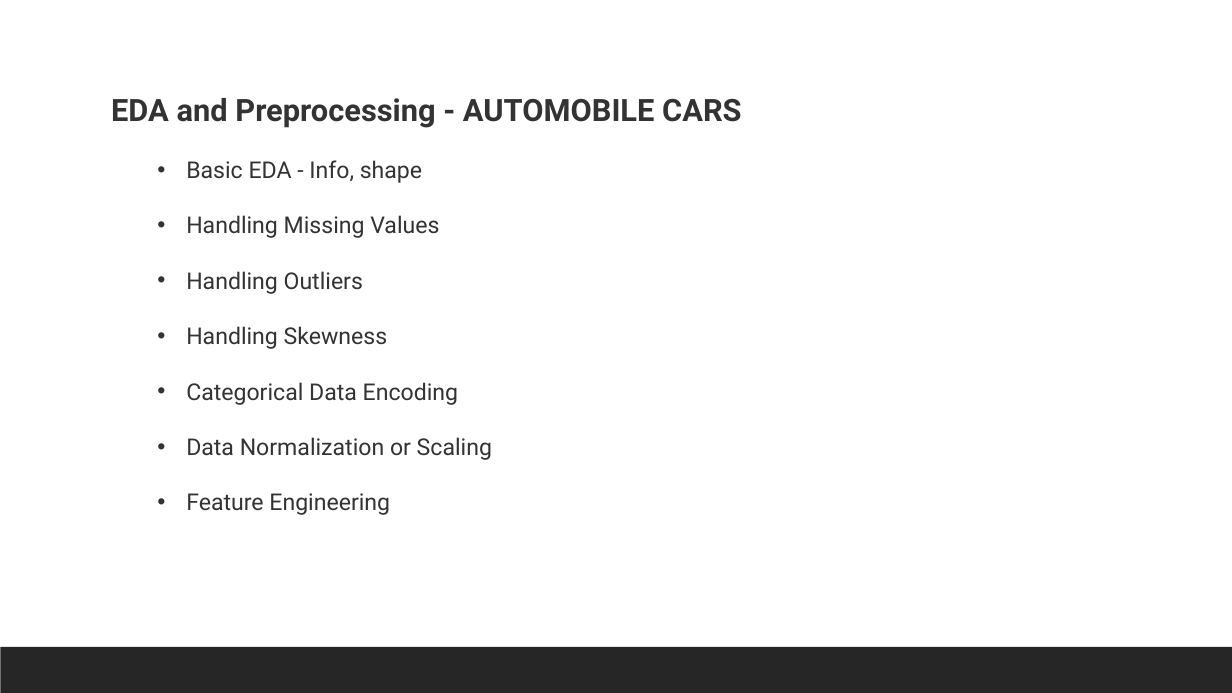
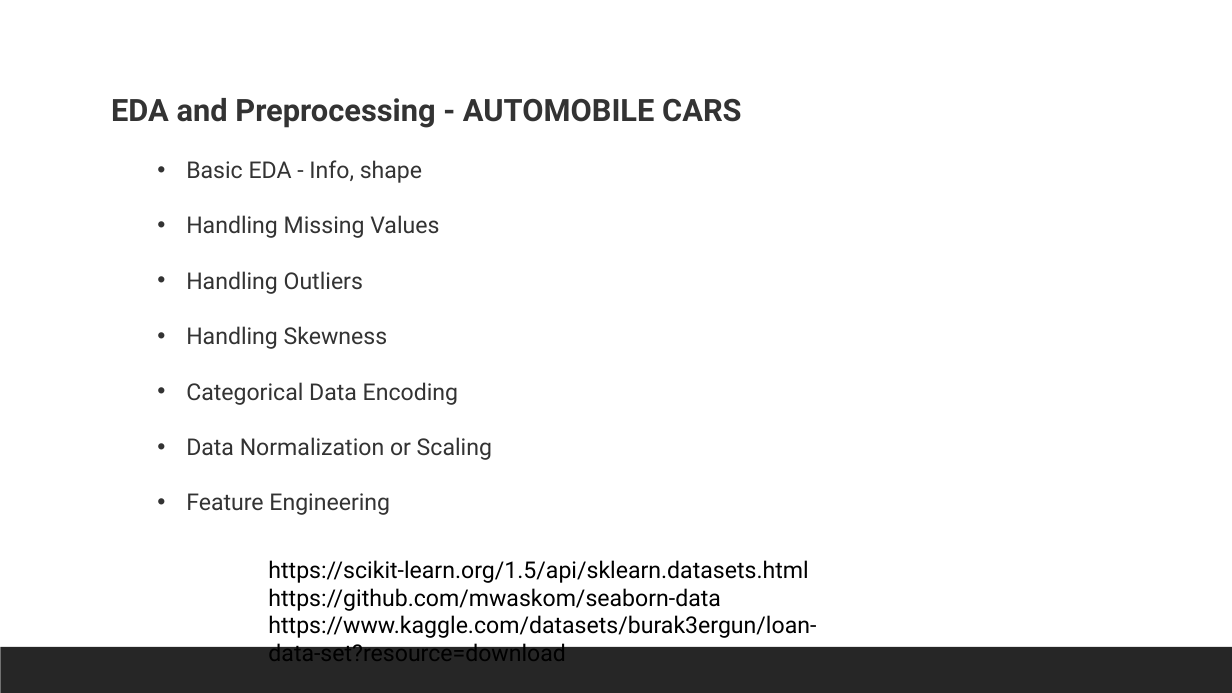
Before and after one commit to shahil04/ds_materials, a slide deck: slide 4 of Machine Learning/ml_class/ml_class_notes/class_2_Linear Regression_class_2.pptx. Drawn at 1232x693 pixels with LibreOffice and Linux fonts; fonts in the diff are those of the drawing. Boxes give left, top, right and bottom in pixels: in the first picture for what was removed or moved away, otherwise in the second. Text is boxed around its words. In the diff, an @@ line names an element or a change of style, - is before the commit and + after.

```diff
--- a/Machine Learning/ml_class/ml_class_notes/class_2_Linear Regression_class_2.pptx
+++ b/Machine Learning/ml_class/ml_class_notes/class_2_Linear Regression_class_2.pptx
@@ text added at box(268, 560, 816, 647), 18 pt, text #000000 @@
+https://scikit-learn.org/1.5/api/sklearn.datasets.html
+https://github.com/mwaskom/seaborn-data
+https://www.kaggle.com/datasets/burak3ergun/loan-data-set?resource=download
```
Also in this commit, not shown: 1 other slide changed, 51 other files.
